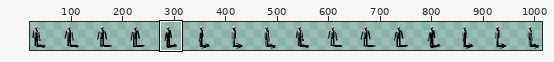
Edited in one commit: sprite sheet (assets/man.png). The first picture is a wide view before the edit; the outline marks the close-up.
Close-up. The starting point:
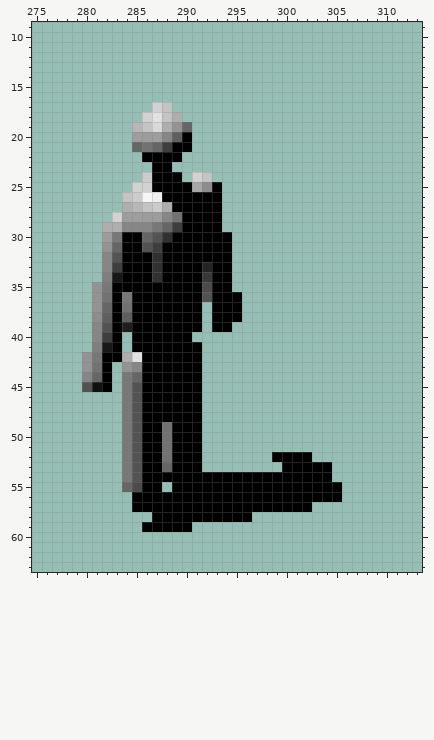
The file is 1024x64 pixels. Colours within 5 levels of each other are drawn and written as one. Shown: x 275..313, y 9..63. The wide view leaves out empty margins. The commit also changed other parts of the picture, which this record leaves out.
Now the later version:
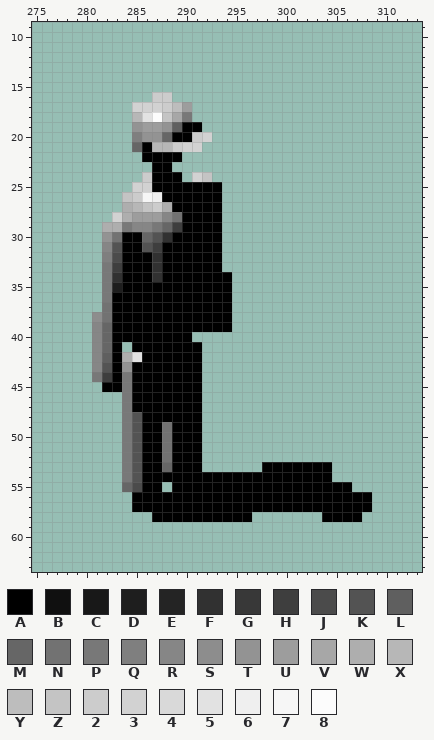
Palette (. is transparent): A #000000  B #101010  C #181818  D #1e1e1e  E #242424  F #313131  G #383838  H #3e3e3e  J #4b4b4b  K #535353  L #5f5f5f  M #666666  N #727272  P #787878  Q #7f7f7f  R #868686  S #8d8d8d  T #939393  U #9d9d9d  V #a7a7a7  W #aeaeae  X #b7b7b7  Y #bdbdbd  Z #c4c4c4  2 #cccccc  3 #d2d2d2  4 #d9d9d9  5 #e2e2e2  6 #efefef  7 #f6f6f6  8 #fcfcfc
Change:
@@ x 283..294 @@
 15 ............
-16 ............
-17 ....3Z......
-18 ...35ZW.....
-19 ..XZ4WTM....
-20 ..UUURLA....
-21 ..MNMHAA....
+16 ....22......
+17 ..3332YU....
+18 ..X58ZVP....
+19 ..TUUTLAA...
+20 ..QTTMAA23..
+21 ..MAXX233...
 22 ...AAAA.....
@@ x 278..297 @@
 24 ........2AAA.3Z.....
-25 .......33AAAAVSA....
+25 .......33AAAAAAA....
 26 ......Z276AAAAAA....
 27 ......WXZ2WAAAAA....
-28 .....3UUUURNAAAA....
-29 ....WWRRRPMHAAAA....
-30 ....UPAAMKFAAAAAA...
-31 ....TMAAKHAAAAAAA...
-32 ....RKAAAFAAAAAAA...
-33 ....RHAAAFAAAAEAA...
-34 ....QCAAAFAAAAGAA...
-35 ...TPAAAAAAAAAJAA...
-36 ...TNAPAAAAAAAKAAA..
-37 ...TMANAAAAAAA.AAA..
-38 ...SLALAAAAAAA.AAA..
-39 ...RKADAAAAAAA.AA...
-40 ...RHA.AAAAAA.......
-41 ...QCA.AAAAAAA......
-42 ..TPAAW5AAAAAA......
-43 ..TNA.TRAAAAAA......
-44 ..RMA.PMAAAAAA......
-45 ..KBA.PKAAAAAA......
-46 ......PKAAAAAA......
-47 ......PKAAAAAA......
+28 .....3WUUURNAAAA....
+29 ....WWPRRPMHAAAA....
+30 ....TNAAMKFAAAAA....
+31 ....RKAAKHAAAAAA....
+32 ....QJAAAFAAAAAA....
+33 ....PHAAAFAAAAAA....
+34 ....PFAAAFAAAAAAA...
+35 ....PDAAAAAAAAAAA...
+36 ....PAAAAAAAAAAAA...
+37 ....NAAAAAAAAAAAA...
+38 ...SNAAAAAAAAAAAA...
+39 ...RMAAAAAAAAAAAA...
+40 ...RMAAAAAAAA.......
+41 ...RMA.AAAAAAA......
+42 ...RLAW5AAAAAA......
+43 ...RKATAAAAAAA......
+44 ...PHAPAAAAAAA......
+45 ....AAPAAAAAAA......
+46 ......PAAAAAAA......
+47 ......PAAAAAAA......
 48 ......PKAAAAAA......
@@ x 284..310 @@
 51 PKAANAAA...................
-52 PKAANAAA.......AAAA........
-53 PKAAMAAA........AAAAA......
+52 PKAANAAA...................
+53 PKAAMAAA......AAAAAAA......
 54 PKAAAAAAAAAAAAAAAAAAA......
-55 MJAA.AAAAAAAAAAAAAAAAA.....
-56 .AAAAAAAAAAAAAAAAAAAAA.....
-57 .AAAAAAAAAAAAAAAAAA........
-58 ...AAAAAAAAAA..............
-59 ..AAAAA....................
+55 MJAA.AAAAAAAAAAAAAAAAAA....
+56 .AAAAAAAAAAAAAAAAAAAAAAAA..
+57 .AAAAAAAAAAAAAAAAAAAAAAAA..
+58 ...AAAAAAAAAA.......AAAA...
+59 ...........................
 60 ...........................
Boxes around the changes in both close-ups, in picture pixels (x1, y1, x2, y2):
changed: (132, 92, 212, 192)
changed: (82, 212, 142, 412)
changed: (202, 232, 242, 332)
changed: (262, 452, 372, 522)
erased: (142, 522, 192, 532)
